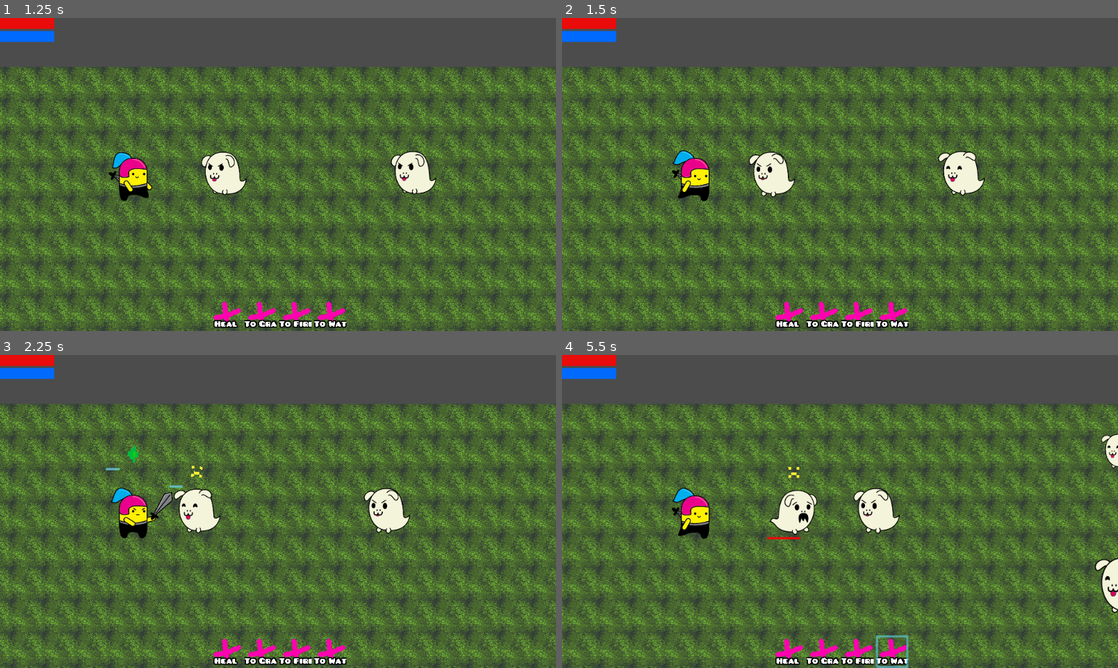
Above: before the commit, frames 1-4 (two rows, left to right).
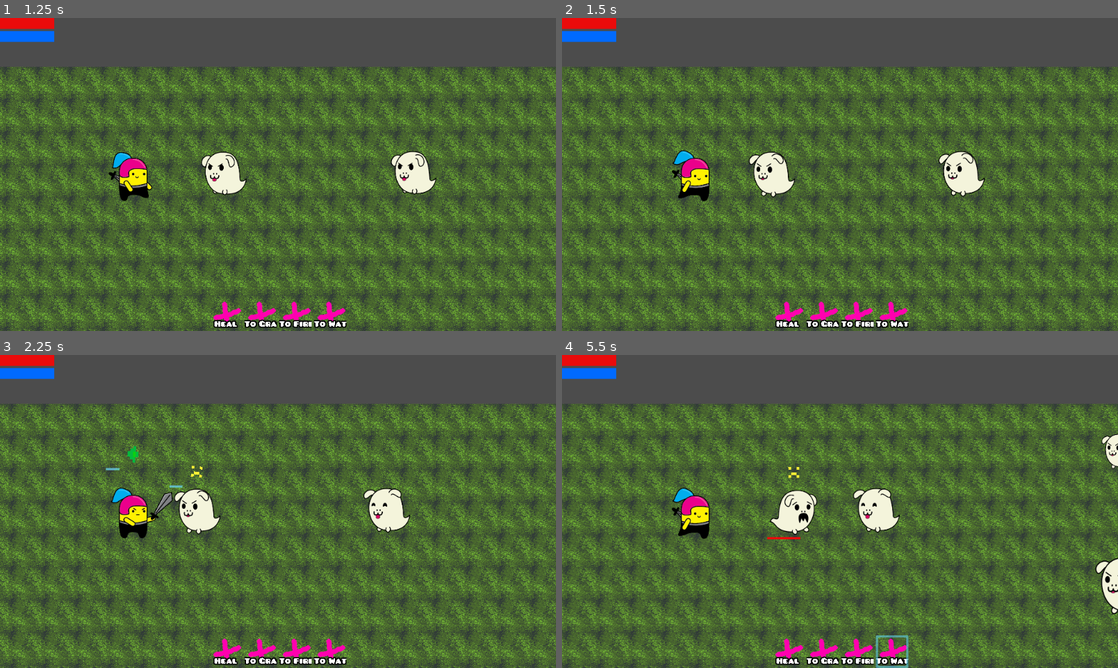
Above: after the commit, the same moments.

Repository: danreeves/godot-wild-jam-33
Game: Godot game, scene res://Main.tscn
Same seed, same stepped clock (60 frames per second), same inputs: the game is played once before the commit and once after it. The engine's default icon, where the game draws it, is replaced by a stand-in: a white triangle on a blue panel in a dark square.
Inputs (mouse positions are in pixels of both pictures, inside the frame that each line leads up to):
- Up to frame 1 (1.25 s): move the mouse to (266, 174) at 0.52 s; click (266, 174) at 0.67 s
- Up to frame 2 (1.5 s): move the mouse to (973, 174) at 1.27 s; click (973, 174) at 1.42 s
- Up to frame 3 (2.25 s): move the mouse to (133, 511) at 2.02 s; click (133, 511) at 2.17 s
- Up to frame 4 (5.5 s): move the mouse to (789, 652) at 2.77 s; click (789, 652) at 2.92 s; move the mouse to (823, 652) at 3.52 s; click (823, 652) at 3.67 s; move the mouse to (856, 652) at 4.27 s; click (856, 652) at 4.42 s; move the mouse to (890, 652) at 5.02 s; click (890, 652) at 5.17 s

Frame 1 is identical in both runs. In frame 2, 0.1% of the frame differs, in the area x 67-75%, y 42-58%; in frame 3, 0.3%; in frame 4, 0.3%, in the area x 52-100%, y 25-83%.

Commit message:
sound effects

Diff:
--- a/Main.tscn
+++ b/Main.tscn
@@ -30,7 +30,7 @@
 scale = Vector2( 0.5, 0.5 )
 frames = ExtResource( 4 )
 animation = "idle"
-frame = 3
+frame = 15
 playing = true
 flip_h = true
 
@@ -41,7 +41,7 @@
 scale = Vector2( 0.5, 0.5 )
 frames = ExtResource( 4 )
 animation = "idle"
-frame = 7
+frame = 3
 playing = true
 flip_h = true
 
@@ -52,7 +52,7 @@
 scale = Vector2( 0.5, 0.5 )
 frames = ExtResource( 4 )
 animation = "idle"
-frame = 3
+frame = 15
 playing = true
 flip_h = true
 
@@ -63,7 +63,7 @@
 scale = Vector2( 0.5, 0.5 )
 frames = ExtResource( 4 )
 animation = "idle"
-frame = 3
+frame = 15
 playing = true
 flip_h = true
 
